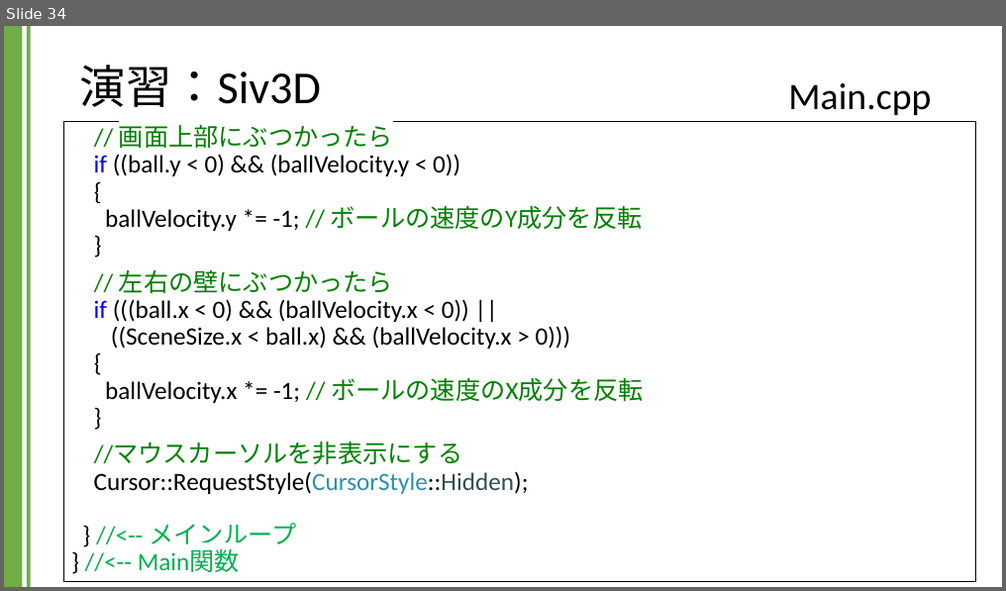
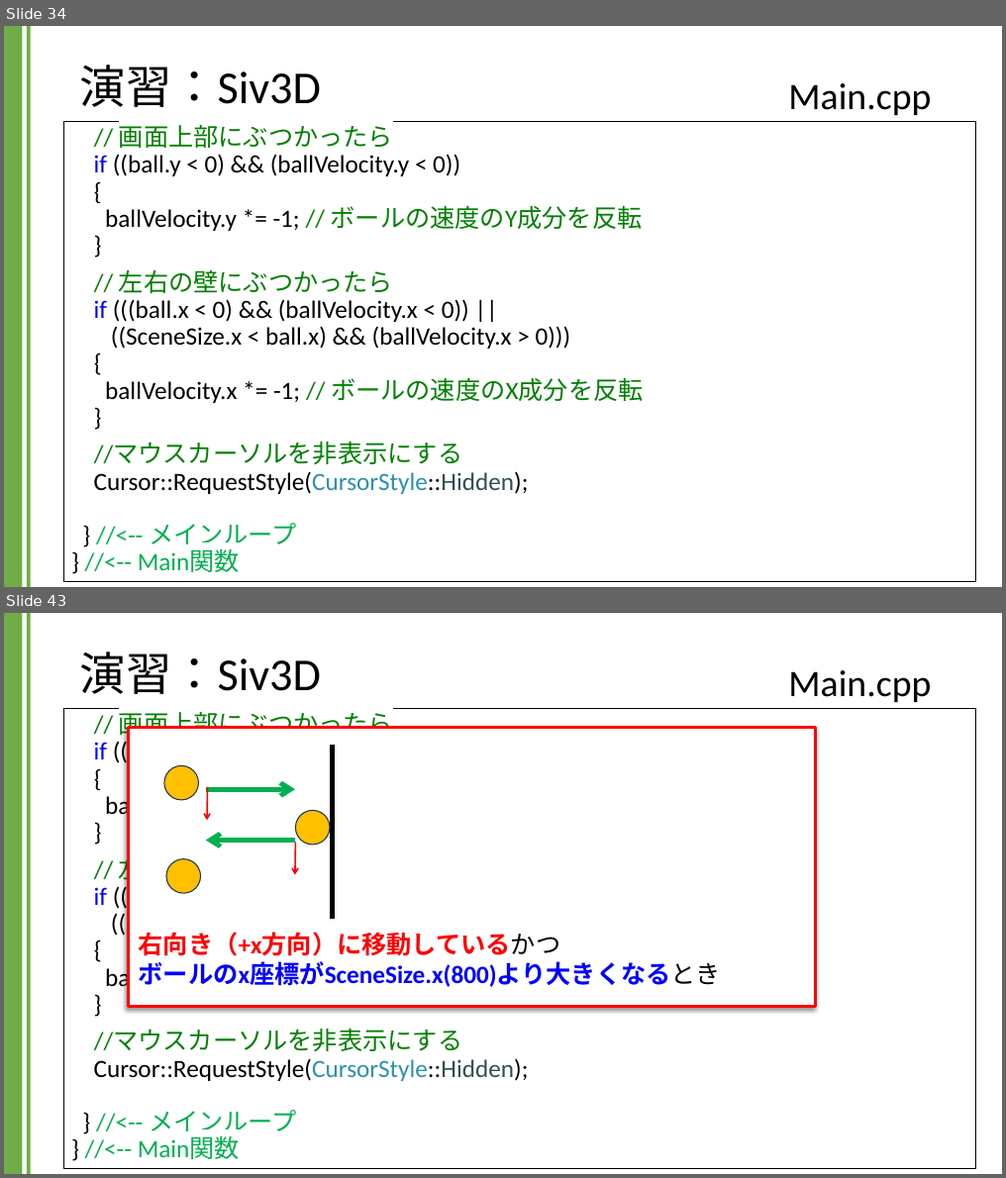
Before and after one commit to kic-murata/cpp2024, a slide deck: 授業資料/演習課題：Siv3D.pptx. Shown one above the other, each under a label of ours: slide 34 before the commit, slides 34 and 43 after it; the slides between them are not shown. The pictures are 1006x591 and 1006x1178 pixels, drawn with LibreOffice and Linux fonts; fonts in the diff are those of the drawing; background and template pictures are left out. Boxes give left, top, right and bottom in pixels: in the first picture for what was removed or moved away, otherwise in the second. Text is boxed around its words. In the diff, an @@ line names an element or a change of style, - is before the commit and + after.

```diff
--- a/授業資料/演習課題：Siv3D.pptx
+++ b/授業資料/演習課題：Siv3D.pptx
@@ slide 43 added at <box>4,613,1002,1174</box>, background #FFFFFF; not listed: 2 template elements that a slide beside it also shows @@
@@ title added at <box>80,652,321,694</box>, 44 pt, text #000000 @@
+演習：Siv3D
@@ text added at <box>788,670,931,702</box>, 36 pt, text #000000 @@
+Main.cpp
@@ rectangle added at <box>63,708,976,1168</box>, fill #FFFFFF, outline #000000 0.75 pt, 24 pt, text #000000 @@
+// 画面上部にぶつかったら
+if ((ball.y < 0) && (ballVelocity.y < 0))
+{
+ballVelocity.y *= -1; // ボールの速度のY成分を反転
+}
+// 左右の壁にぶつかったら
+if (((ball.x < 0) && (ballVelocity.x < 0)) ||
+((SceneSize.x < ball.x) && (ballVelocity.x > 0)))
+{
+ballVelocity.x *= -1; // ボールの速度のX成分を反転
+}
+//マウスカーソルを非表示にする
+Cursor::RequestStyle(CursorStyle::Hidden);
+} //<-- メインループ
+} //<-- Main関数
@@ rectangle added at <box>129,727,816,1007</box>, fill #FFFFFF, outline #FF0000 3 pt @@
@@ line added from (332, 745) to (332, 919), #000000 4.5 pt @@
@@ ellipse added at <box>164,765,199,800</box>, fill #FFC000, outline #1E3256 1 pt @@
@@ arrow added from (206, 789) to (295, 789), #00B050 4.5 pt @@
@@ arrow added from (208, 787) to (207, 820), #FF0000 1.5 pt @@
@@ ellipse added at <box>295,811,330,845</box>, fill #FFC000, outline #1E3256 1 pt @@
@@ arrow added from (295, 841) to (206, 841), #00B050 4.5 pt @@
@@ arrow added from (295, 842) to (295, 875), #FF0000 1.5 pt @@
@@ ellipse added at <box>166,860,201,894</box>, fill #FFC000, outline #1E3256 1 pt @@
@@ text added at <box>139,932,721,987</box>, 24 pt, text #0000FF, bold @@
+右向き（+x方向）に移動しているかつ
+ボールのx座標がSceneSize.x(800)より大きくなるとき
```
Also in this commit, not shown: 4 slides changed, 7 other slides added.
